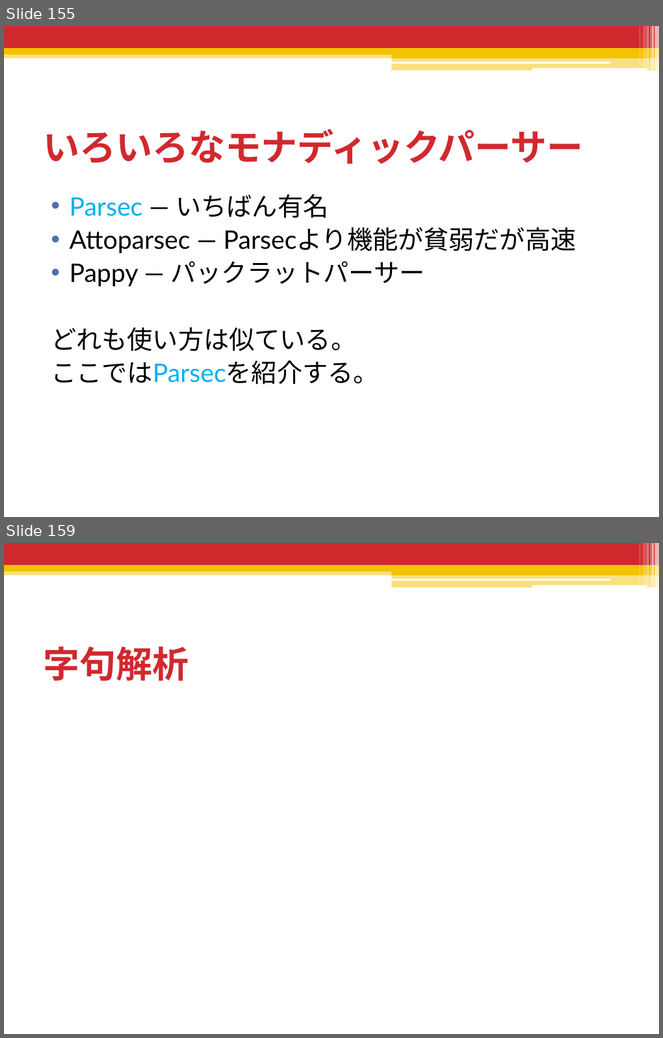
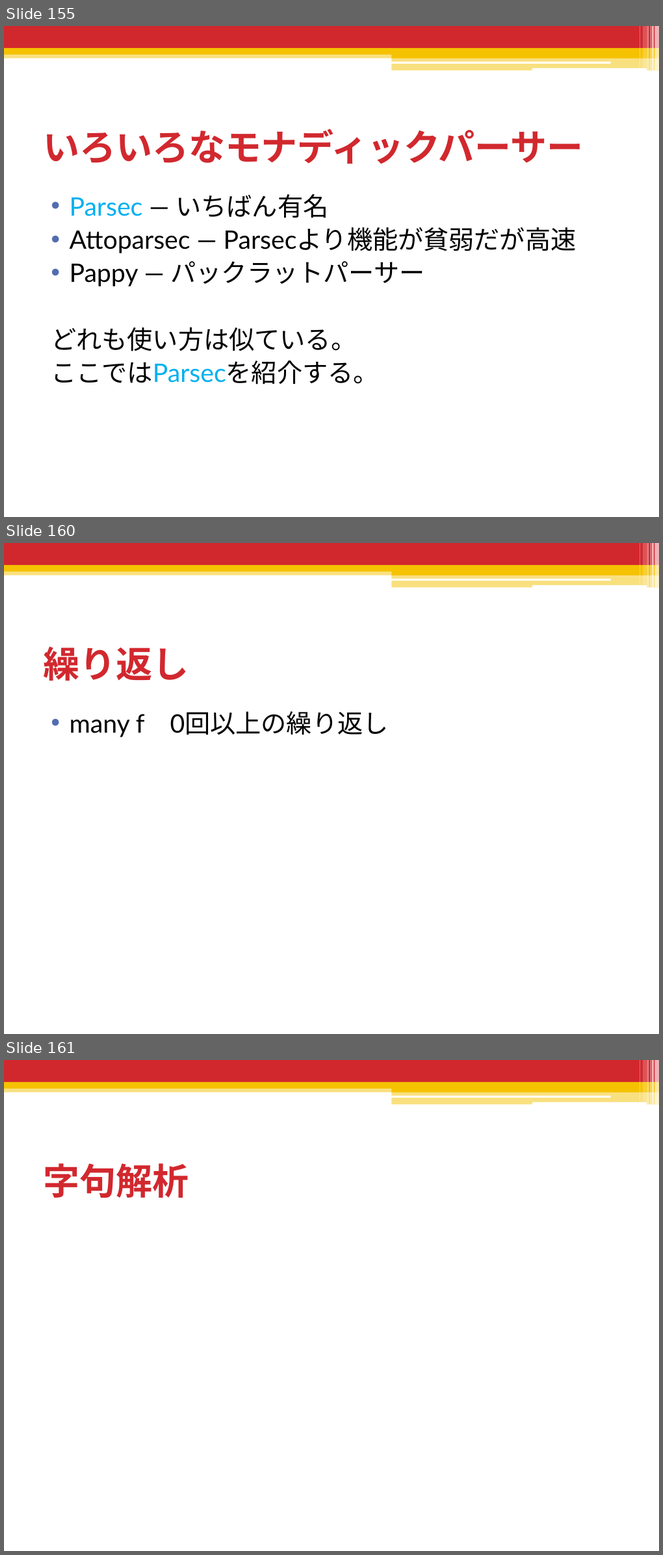
Before and after one commit to shiatsumat/HaskellLecture, a slide deck: 2_monad/slides/2_monad.pptx. Shown one above the other, each under a label of ours: slides 155 and 159 before the commit, slides 155, 160 and 161 after it; the slides between them are not shown. The pictures are 663x1038 and 663x1555 pixels, drawn with LibreOffice and Linux fonts; fonts in the diff are those of the drawing. Boxes give left, top, right and bottom in pixels: in the first picture for what was removed or moved away, otherwise in the second. Text is boxed around its words. In the diff, an @@ line names an element or a change of style, - is before the commit and + after.

```diff
--- a/2_monad/slides/2_monad.pptx
+++ b/2_monad/slides/2_monad.pptx
@@ slide 160 added at box(4, 543, 659, 1034), background #FFFFFF; not listed: 13 template elements that a slide beside it also shows @@
@@ title added at box(43, 646, 189, 681), 40 pt, text #D1282E, bold @@
+繰り返し
@@ text added at box(70, 711, 389, 737), 28 pt, text #000000 @@
+• many f 0回以上の繰り返し
@@ what was slide 159 is now slide 161 @@
```
Also in this commit, not shown: 2 slides changed, 4 other slides added, 3 slides removed, 3 other files.
